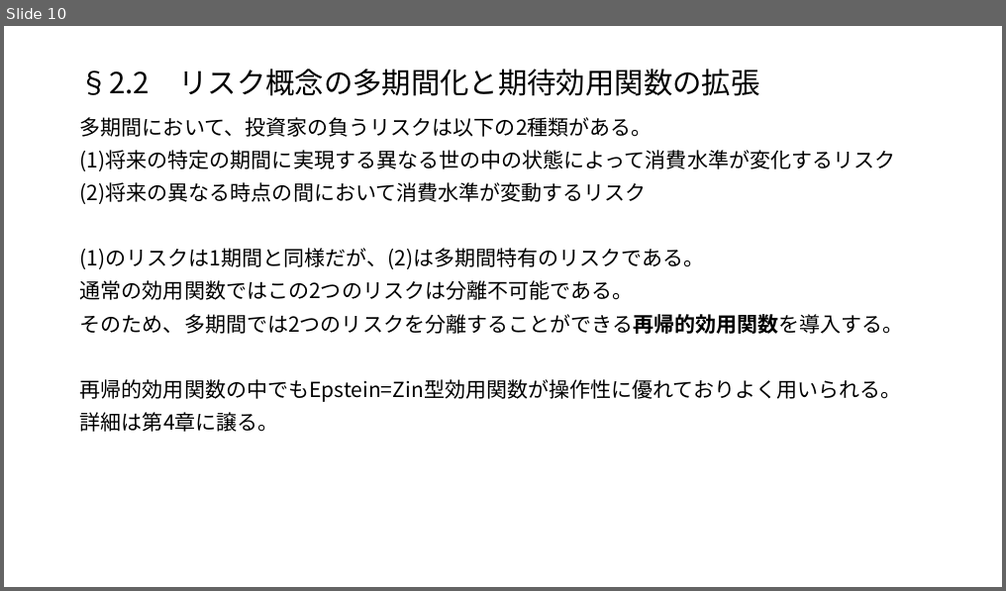
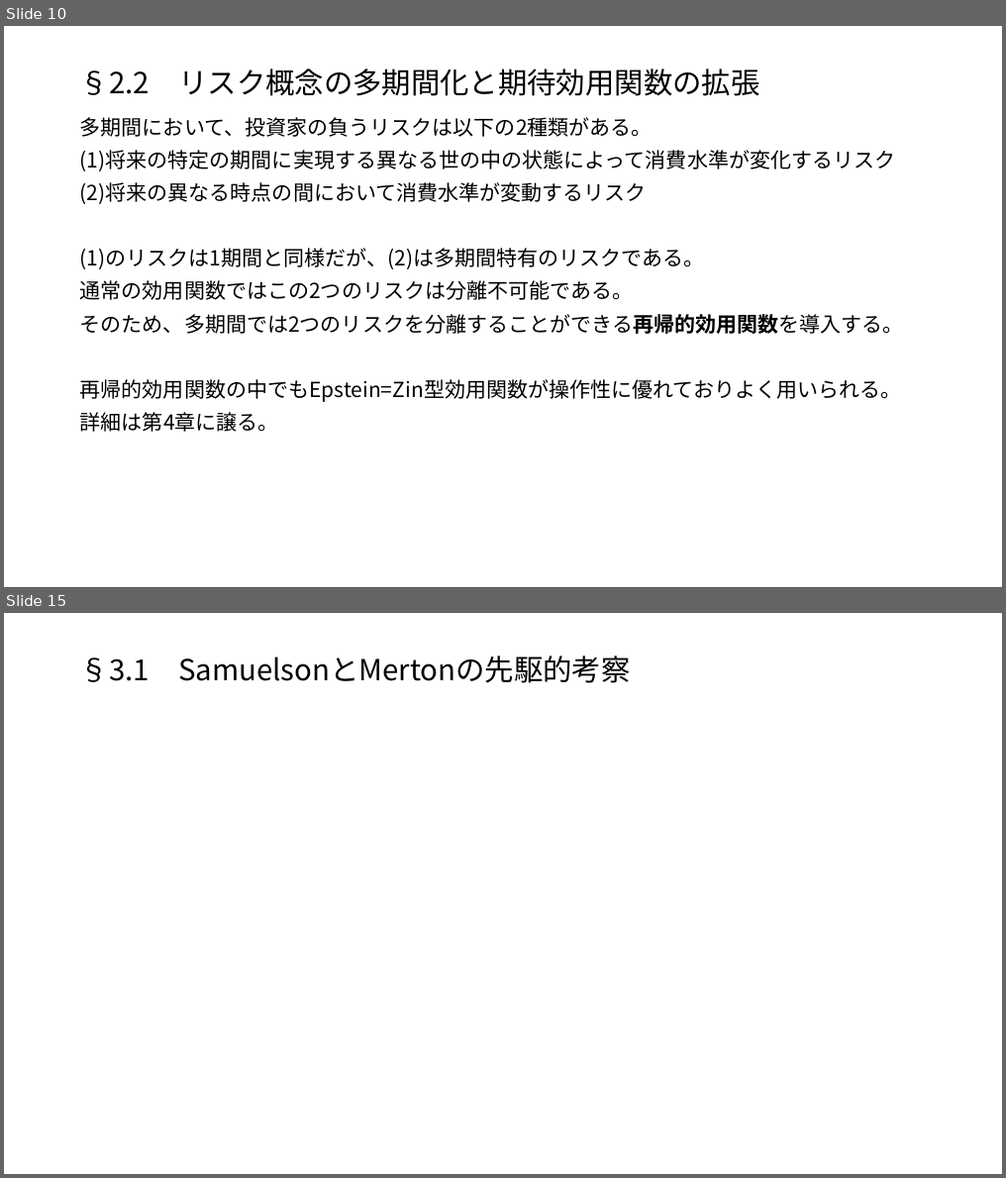
Before and after one commit to macha1811/Long-term-Investment-Theory-and-Practice, a slide deck: 第2章.pptx. Shown one above the other, each under a label of ours: slide 10 before the commit, slides 10 and 15 after it; the slides between them are not shown. The pictures are 1006x591 and 1006x1178 pixels, drawn with LibreOffice and Linux fonts; fonts in the diff are those of the drawing; grey boxes stand for pictures. Boxes give left, top, right and bottom in pixels: in the first picture for what was removed or moved away, otherwise in the second. Text is boxed around its words. In the diff, an @@ line names an element or a change of style, - is before the commit and + after.

```diff
--- a/第2章.pptx
+++ b/第2章.pptx
@@ slide 15 added at [4, 613, 1002, 1174], background #FFFFFF @@
@@ title added at [80, 656, 630, 683], 28 pt, text #000000 @@
+§3.1 SamuelsonとMertonの先駆的考察
```
Also in this commit, not shown: 9 other slides added.
